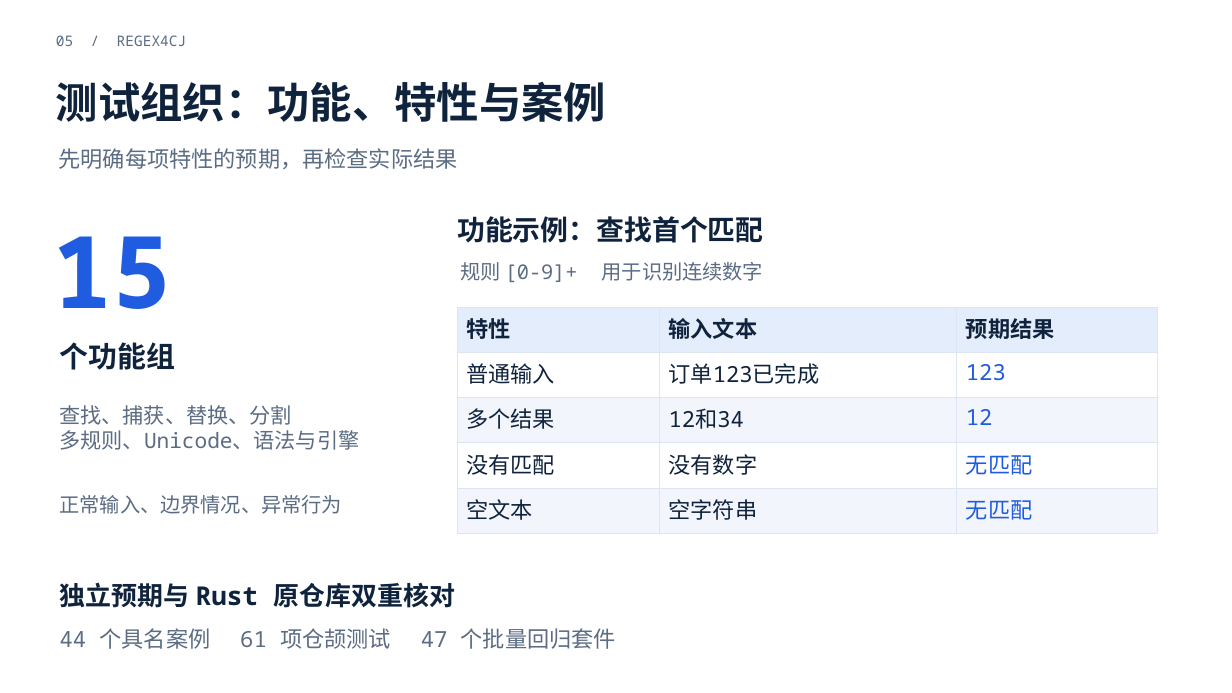
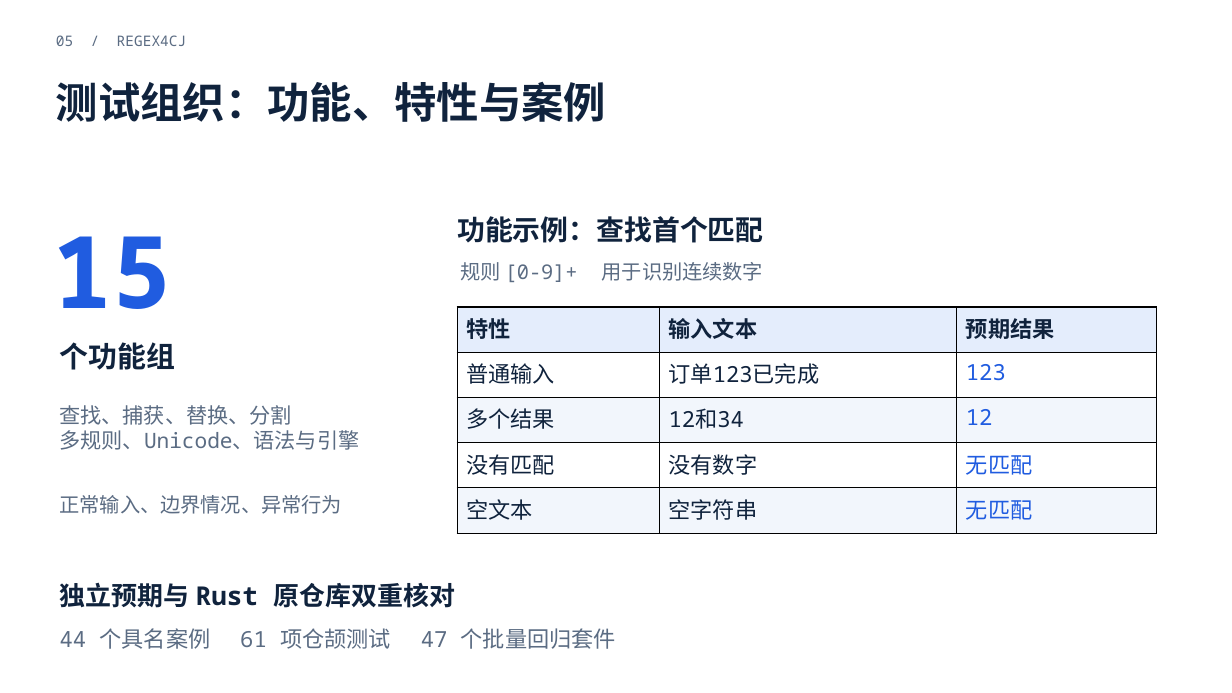
Before and after one commit to lapluma1219/regex4cj, a slide deck: slide 5 of presentation/regex4cj-项目汇报-艺术设计版.pptx. Drawn at 1232x693 pixels with LibreOffice and Linux fonts; fonts in the diff are those of the drawing; background and template pictures are left out. Boxes give left, top, right and bottom in pixels: in the first picture for what was removed or moved away, otherwise in the second. Text is boxed around its words. In the diff, an @@ line names an element or a change of style, - is before the commit and + after.

```diff
--- a/presentation/regex4cj-项目汇报-艺术设计版.pptx
+++ b/presentation/regex4cj-项目汇报-艺术设计版.pptx
@@ text removed at (x1=59, y1=148, x2=458, y2=169) @@
-先明确每项特性的预期，再检查实际结果
@@ table at (x1=457, y1=307, x2=1158, y2=533) @@
@@ borders changed @@
```
Also in this commit, not shown: 1 other slide changed, 35 other files.
